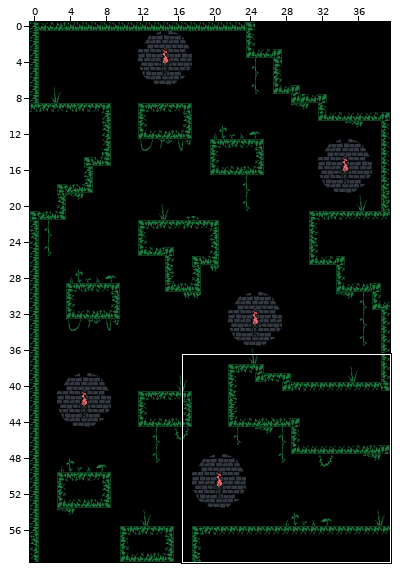
Tiled map, stored at assets/lvls/test_lvl5.tmx. The first picture is a wide view before the edit; the outline marks the close-up.
Close-up. Before the edit:
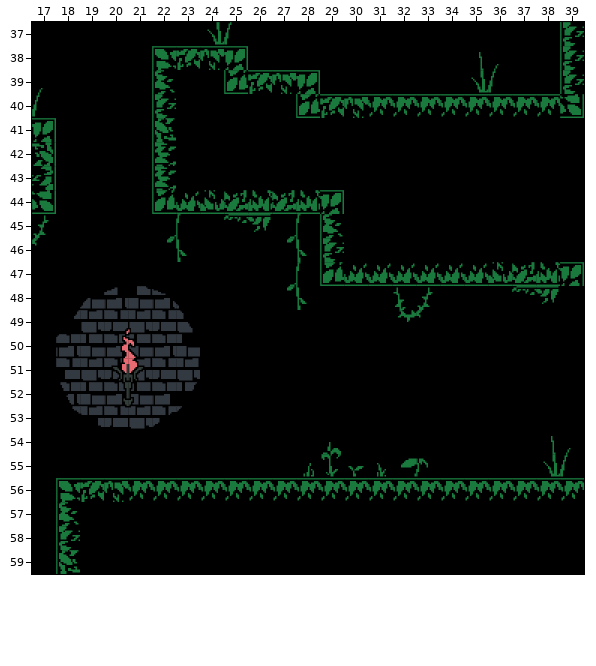
Cells are 32x32 px. Shown: x 17..39, y 37..59. The commit also changed other parts of the map, which this record leaves out.
After the commit:
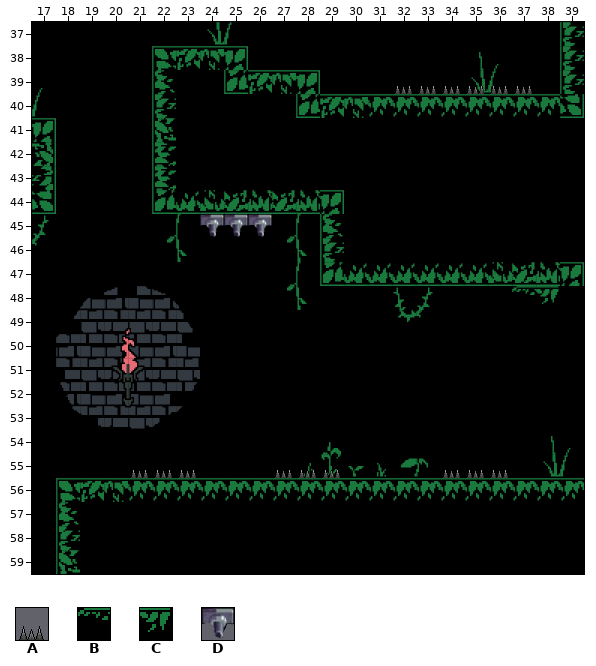
Key: from "Robot Tileset SELL": A 22; from "dungeon_green": B 46, C 47; from "wall_turret": D 0 turned 90.
_ is an empty cell.
Objects are placed by their top-left corner, in cells (3,4 is the top-left corner of cell 3,4); size is 1x1 cell unless given.
From old to new:
Layer "Tile Layer 3":
The edit turns tile B into tile D in row 45 at x 25.
The edit turns tile C into tile D in row 45 at x 26.
There is now tile D in row 45 at x 24.
Layer "Spikes" (added):
A new object: A at 37,39.
A new object: A at 36,39.
A new object: A at 35,39.
A new object: A at 34,39.
A new object: A at 33,39.
A new object: A at 32,39.
A new object: A at 36,55.
A new object: A at 35,55.
A new object: A at 34,55.
A new object: A at 29,55.
A new object: A at 28,55.
A new object: A at 27,55.
A new object: A at 23,55.
A new object: A at 22,55.
A new object: A at 21,55.
Boxes around the changes in both close-ups, in picture pixels (x1, y1, x2, y2):
added: (395, 86, 532, 94)
changed: (200, 214, 272, 237)
added: (131, 470, 196, 478)
added: (275, 469, 340, 478)
added: (443, 470, 508, 478)
